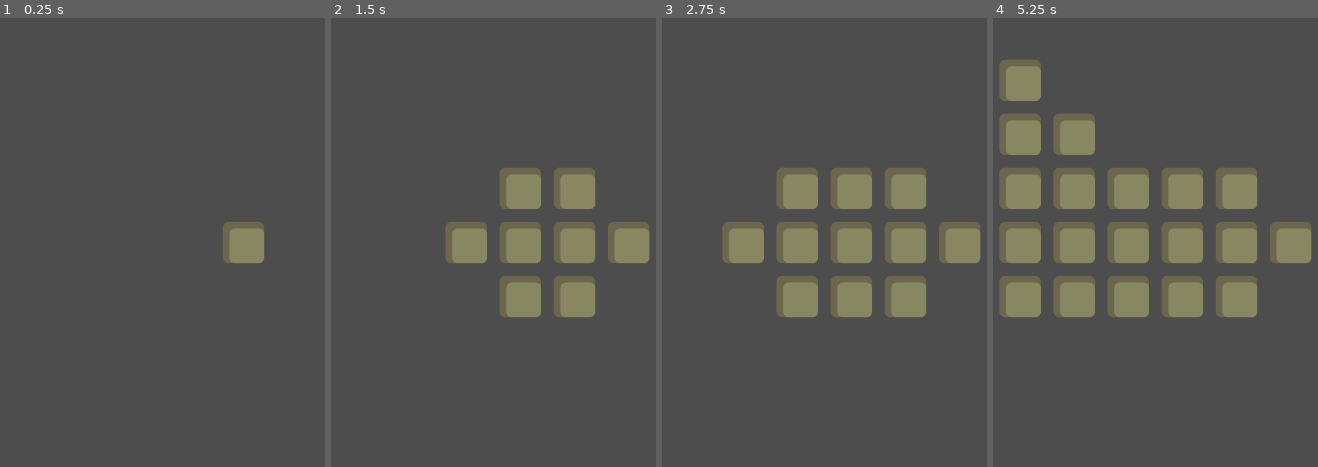
Above: before the commit, frames 1-4 (left to right).
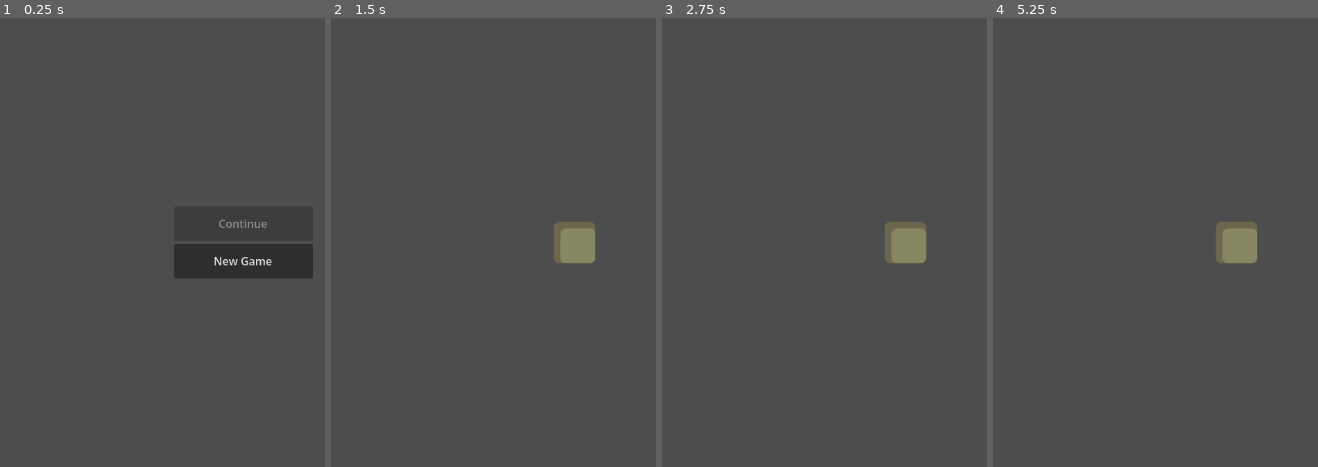
Above: after the commit, the same moments.

Repository: jiexdrop/run-reset
Game: Godot game, scene res://scenes/init.tscn
Same seed, same stepped clock (60 frames per second), same inputs: the game is played once before the commit and once after it. Before the commit the project starts from res://scenes/game.tscn.
Inputs (mouse positions are in pixels of both pictures, inside the frame that each line leads up to):
- Up to frame 1 (0.25 s): no input
- Up to frame 2 (1.5 s): click (574, 260) at 0.5 s, where only the run after the commit has a clickable "New Game"; tap Enter at 1.25 s; move the mouse to (519, 242) at 1.27 s; click (519, 242) at 1.42 s
- Up to frame 3 (2.75 s): tap Space at 2 s; move the mouse to (798, 242) at 2.02 s; click (798, 242) at 2.17 s
- Up to frame 4 (5.25 s): tap Enter at 2.75, 4.25 s; move the mouse to (1074, 242) at 2.77 s; click (1074, 242) at 2.92 s; tap Space at 3.5, 5 s; move the mouse to (1019, 242) at 3.52 s; click (1019, 242) at 3.67 s; move the mouse to (1019, 188) at 4.27 s; click (1019, 188) at 4.42 s; move the mouse to (1019, 134) at 5.02 s; click (1019, 134) at 5.17 s

The runs differ from the first frame. In frame 1, 3.8% of the frame differs, in the area x 53-97%, y 44-58%; in frame 2, 7.9%; in frame 3, 11%; in frame 4, 20%, in the area x 2-98%, y 9-67%.

Commit message:
add init scene

Diff:
--- a/project.godot
+++ b/project.godot
@@ -11,7 +11,7 @@
 [application]
 
 config/name="RunReset"
-run/main_scene="uid://caxkx57v2uspr"
+run/main_scene="res://scenes/init.tscn"
 config/features=PackedStringArray("4.6", "GL Compatibility")
 config/icon="res://icon.svg"
 
--- /dev/null
+++ b/scenes/init.gd
@@ -0,0 +1,22 @@
+extends Control
+
+const SAVE_PATH = "user://save.dat"
+const GAME_SCENE = "uid://caxkx57v2uspr"
+
+func _ready() -> void:
+	# Disable Continue if no save exists
+	$VBoxContainer/ContinueButton.disabled = not FileAccess.file_exists(SAVE_PATH)
+
+
+func _on_continue_pressed() -> void:
+	var file = FileAccess.open(SAVE_PATH, FileAccess.READ)
+	if file:
+		var save_data = file.get_var()
+		file.close()
+	get_tree().change_scene_to_file("res://scenes/game.tscn")
+
+
+func _on_new_game_pressed() -> void:
+	if FileAccess.file_exists(SAVE_PATH):
+		DirAccess.remove_absolute(SAVE_PATH)
+	get_tree().change_scene_to_file("res://scenes/game.tscn")
--- /dev/null
+++ b/scenes/init.tscn
@@ -0,0 +1,35 @@
+[gd_scene format=3 uid="uid://wctxi87pdgtw"]
+
+[ext_resource type="Script" uid="uid://bcs6lbh3beyig" path="res://scenes/init.gd" id="1_init"]
+
+[node name="Init" type="Control" unique_id=303461367]
+layout_mode = 3
+anchors_preset = 15
+anchor_right = 1.0
+anchor_bottom = 1.0
+script = ExtResource("1_init")
+
+[node name="VBoxContainer" type="VBoxContainer" parent="." unique_id=688570464]
+layout_mode = 0
+anchor_left = 0.5
+anchor_top = 0.5
+anchor_right = 0.5
+anchor_bottom = 0.5
+offset_left = -100.0
+offset_top = -60.0
+offset_right = 100.0
+offset_bottom = 60.0
+alignment = 1
+
+[node name="ContinueButton" type="Button" parent="VBoxContainer" unique_id=1267069351]
+custom_minimum_size = Vector2(200, 50)
+layout_mode = 2
+text = "Continue"
+
+[node name="NewGameButton" type="Button" parent="VBoxContainer" unique_id=1212655109]
+custom_minimum_size = Vector2(200, 50)
+layout_mode = 2
+text = "New Game"
+
+[connection signal="pressed" from="VBoxContainer/ContinueButton" to="." method="_on_continue_pressed"]
+[connection signal="pressed" from="VBoxContainer/NewGameButton" to="." method="_on_new_game_pressed"]
Not shown, added: scenes/init.gd.uid
